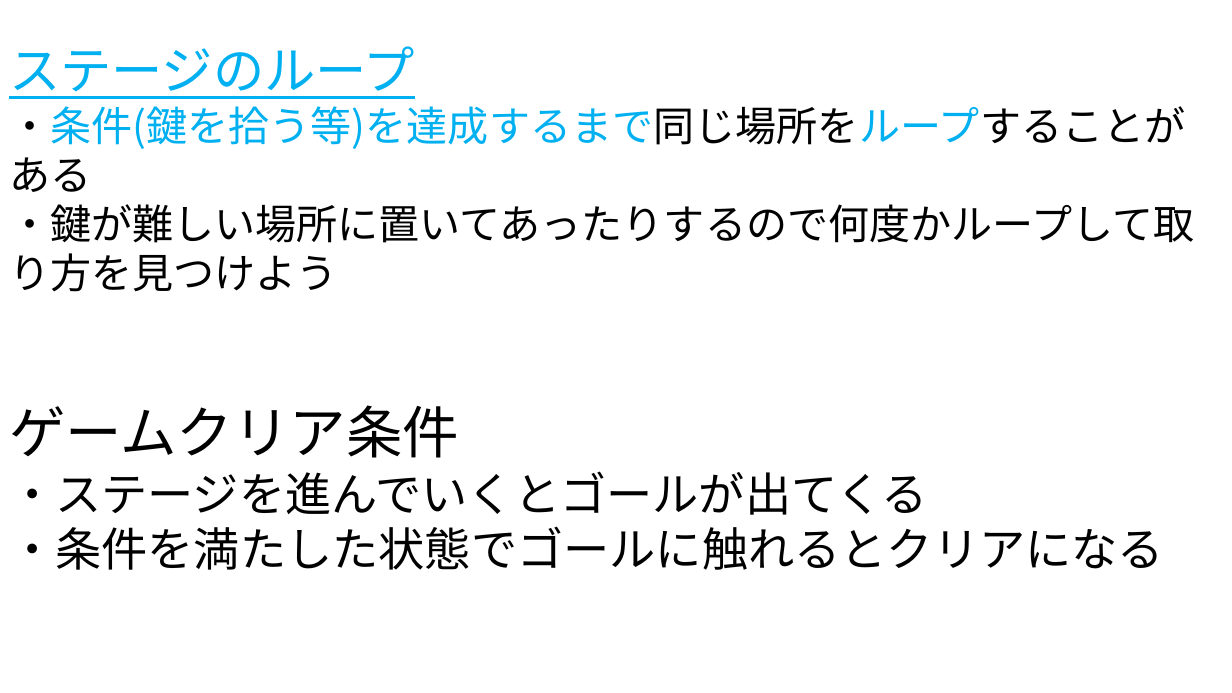
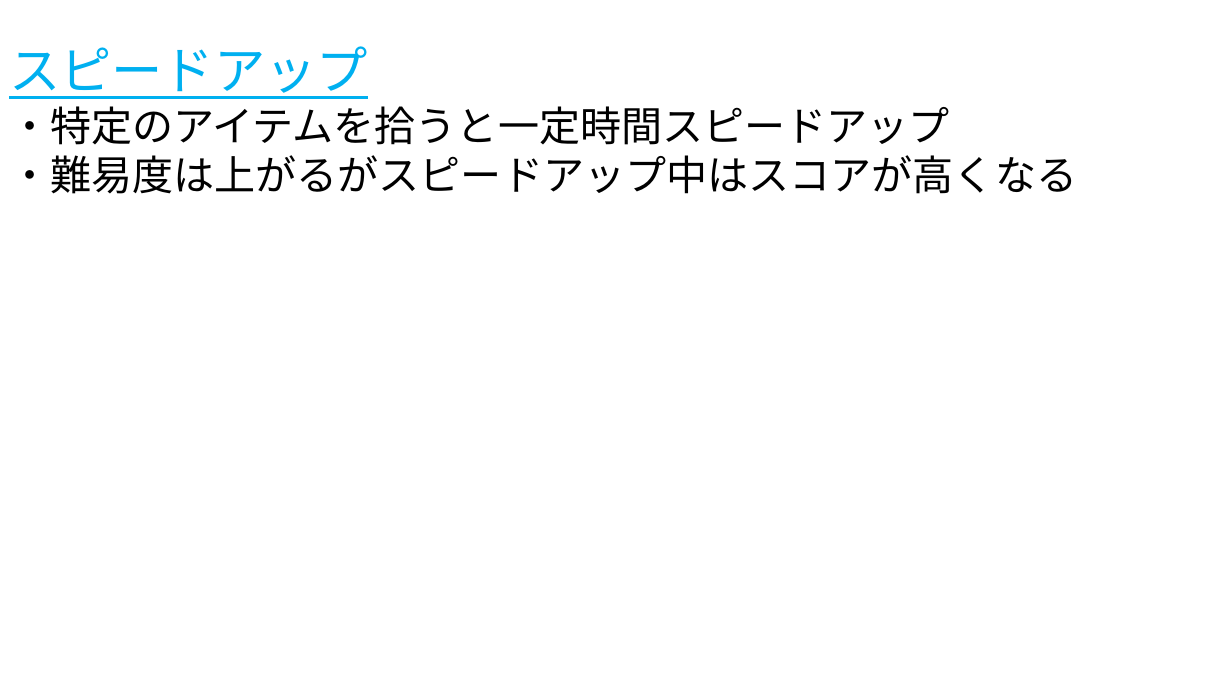
Before and after one commit to syo-ya/Employment, a slide deck: slide 4 of 企画/企画書.pptx. Drawn at 1232x693 pixels with LibreOffice and Linux fonts; fonts in the diff are those of the drawing. Boxes give left, top, right and bottom in pixels: in the first picture for what was removed or moved away, otherwise in the second. Text is boxed around its words. In the diff, an @@ line names an element or a change of style, - is before the commit and + after.

```diff
--- a/企画/企画書.pptx
+++ b/企画/企画書.pptx
@@ text at (9,46,1077,194): text changed @@
-ステージのループ
-・条件(鍵を拾う等)を達成するまで同じ場所をループすることがある
-・鍵が難しい場所に置いてあったりするので何度かループして取り方を見つけよう
+スピードアップ
+・特定のアイテムを拾うと一定時間スピードアップ
+・難易度は上がるがスピードアップ中はスコアが高くなる
@@ text removed at (9,405,1164,570) @@
-ゲームクリア条件
-・ステージを進んでいくとゴールが出てくる
-・条件を満たした状態でゴールに触れるとクリアになる
```
Also in this commit, not shown: 1 other slide changed, 33 other files.
